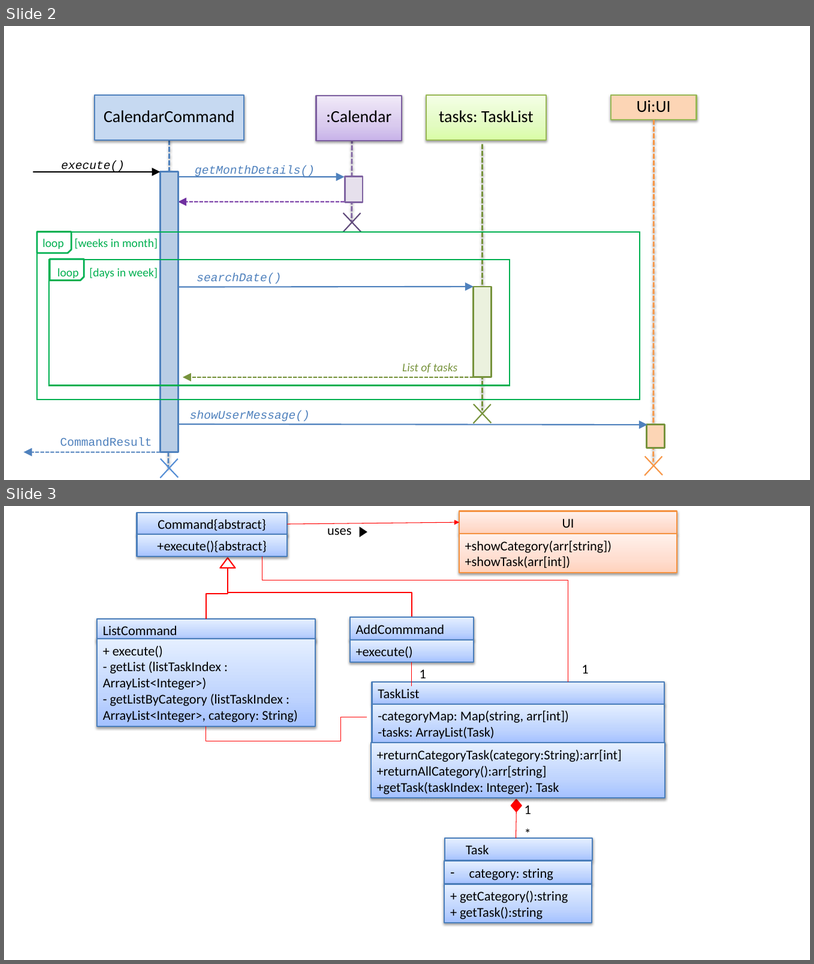
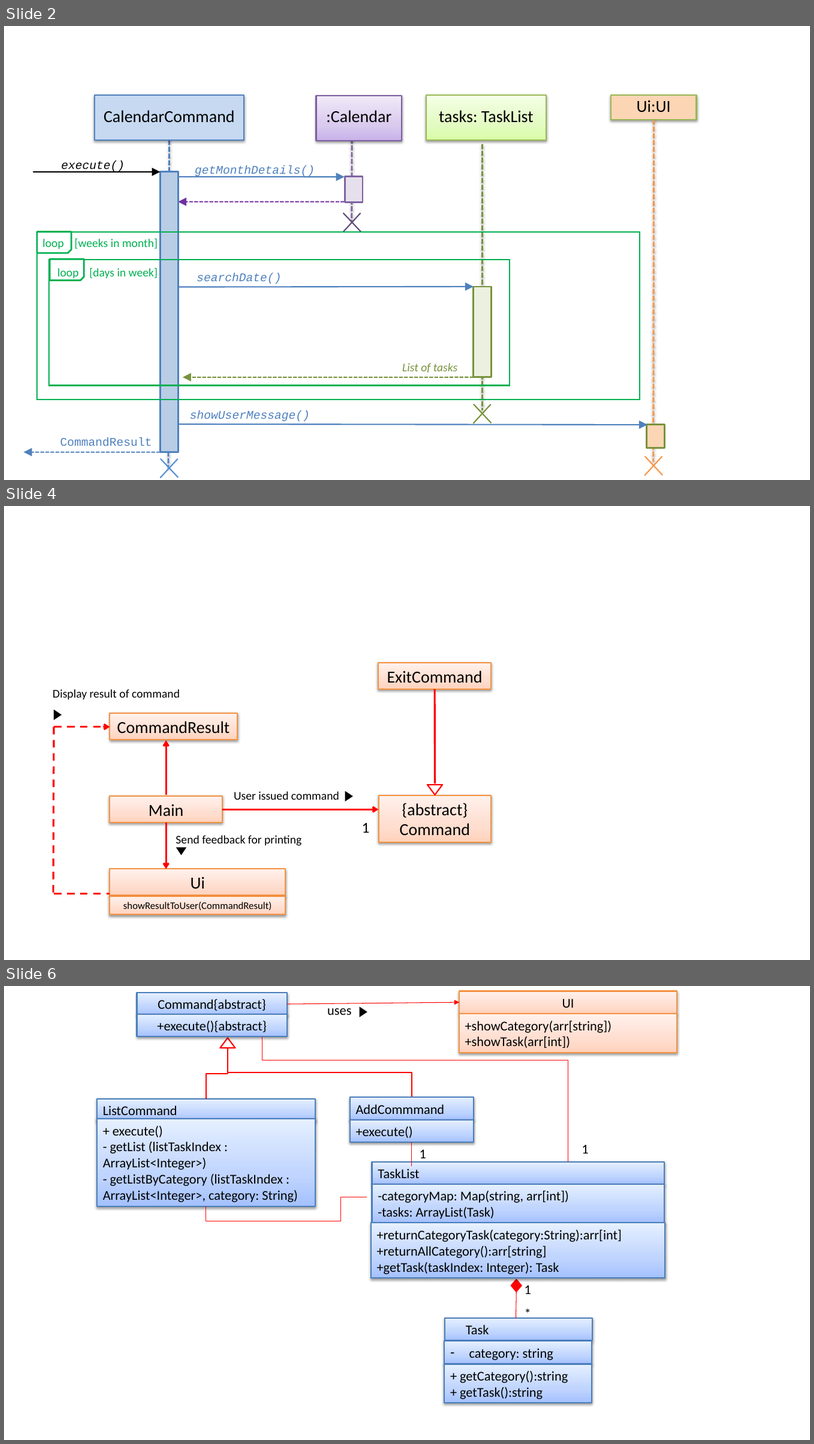
Before and after one commit to yuchenlichuck/tp, a slide deck: docs/UML Diagrams.pptx. Shown one above the other, each under a label of ours: slides 2 and 3 before the commit, slides 2, 4 and 6 after it; the slides between them are not shown. The pictures are 814x964 and 814x1444 pixels, drawn with LibreOffice and Linux fonts; fonts in the diff are those of the drawing. Boxes give left, top, right and bottom in pixels: in the first picture for what was removed or moved away, otherwise in the second. Text is boxed around its words. In the diff, an @@ line names an element or a change of style, - is before the commit and + after.

```diff
--- a/docs/UML Diagrams.pptx
+++ b/docs/UML Diagrams.pptx
@@ slide 4 added at (4,506,810,960), background #FFFFFF @@
@@ rectangle added at (378,663,491,690), fill gradient #FFD2BD to #FFDED0 to #FFF2ED, outline #F69240 1.5 pt, 20 pt, text #000000 @@
+ExitCommand
@@ text added at (53,689,180,699), 14 pt, text #000000 @@
+Display result of command
@@ line added from (435, 784) to (435, 688), #FF0000 2.25 pt @@
@@ triangle added at (54,709,62,720), fill #000000 @@
@@ rectangle added at (110,713,237,739), fill gradient #FFD2BD to #FFDED0 to #FFF2ED, outline #F69240 1.5 pt, 20 pt, text #000000 @@
+CommandResult
@@ line added from (54, 727) to (53, 895), #FF0000 2.25 pt dashed @@
@@ arrow added from (54, 727) to (110, 727), #FF0000 2.25 pt dashed @@
@@ arrow added from (166, 795) to (166, 740), #FF0000 2.25 pt @@
@@ text added at (234,791,339,799), 14 pt, text #000000 @@
+User issued command
@@ triangle added at (345,791,353,801), fill #000000 @@
@@ triangle added at (428,784,443,795), fill #FFFFFF, outline #FF0000 1.5 pt @@
@@ rectangle added at (110,796,222,822), fill gradient #FFD2BD to #FFDED0 to #FFF2ED, outline #F69240 1.5 pt, 20 pt, text #000000 @@
+Main
@@ arrow added from (222, 809) to (378, 809), #FF0000 2.25 pt @@
@@ rectangle added at (379,795,492,842), fill gradient #FFD2BD to #FFDED0 to #FFF2ED, outline #F69240 1.5 pt, 20 pt, text #000000 @@
+{abstract}
+Command
@@ arrow added from (166, 822) to (166, 869), #FF0000 2.25 pt @@
@@ text added at (362,822,370,832), 18 pt, text #000000 @@
+1
@@ text added at (176,835,302,846), 14 pt, text #000000 @@
+Send feedback for printing
@@ triangle added at (176,847,186,855), fill #000000 @@
@@ rectangle added at (110,869,286,895), fill gradient #FFD2BD to #FFDED0 to #FFF2ED, outline #F69240 1.5 pt, 20 pt, text #000000 @@
+Ui
@@ line added from (54, 894) to (110, 894), #FF0000 2.25 pt dashed @@
@@ rectangle added at (110,896,286,915), fill gradient #FFD2BD to #FFDED0 to #FFF2ED, outline #F69240 1.5 pt, 12 pt, text #000000 @@
+showResultToUser(CommandResult)
@@ what was slide 3 is now slide 6 @@
```
Also in this commit, not shown: 2 other slides added, 3 other files.
